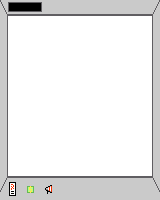
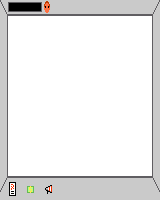
Revision of a layered 160×200 image; what changed, layer by layer:
painted on "Health Bar" over [44, 1, 50, 13]
